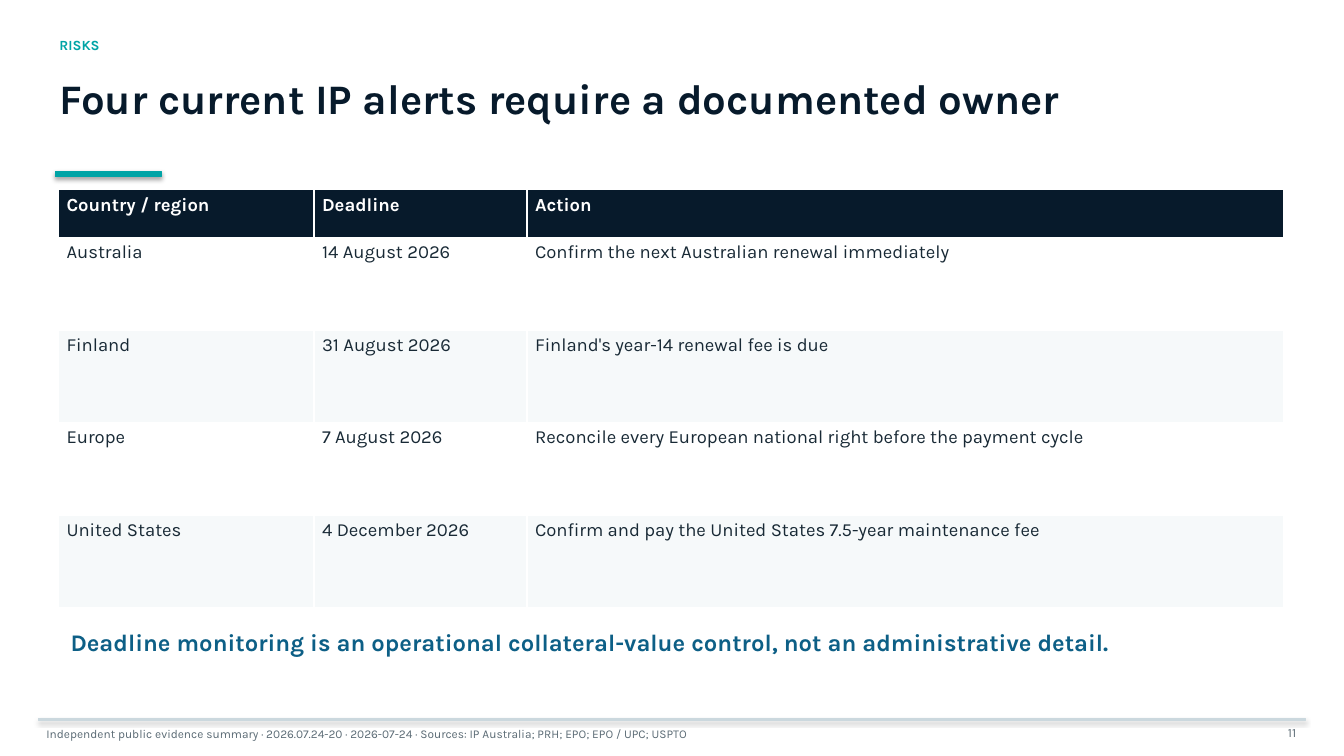
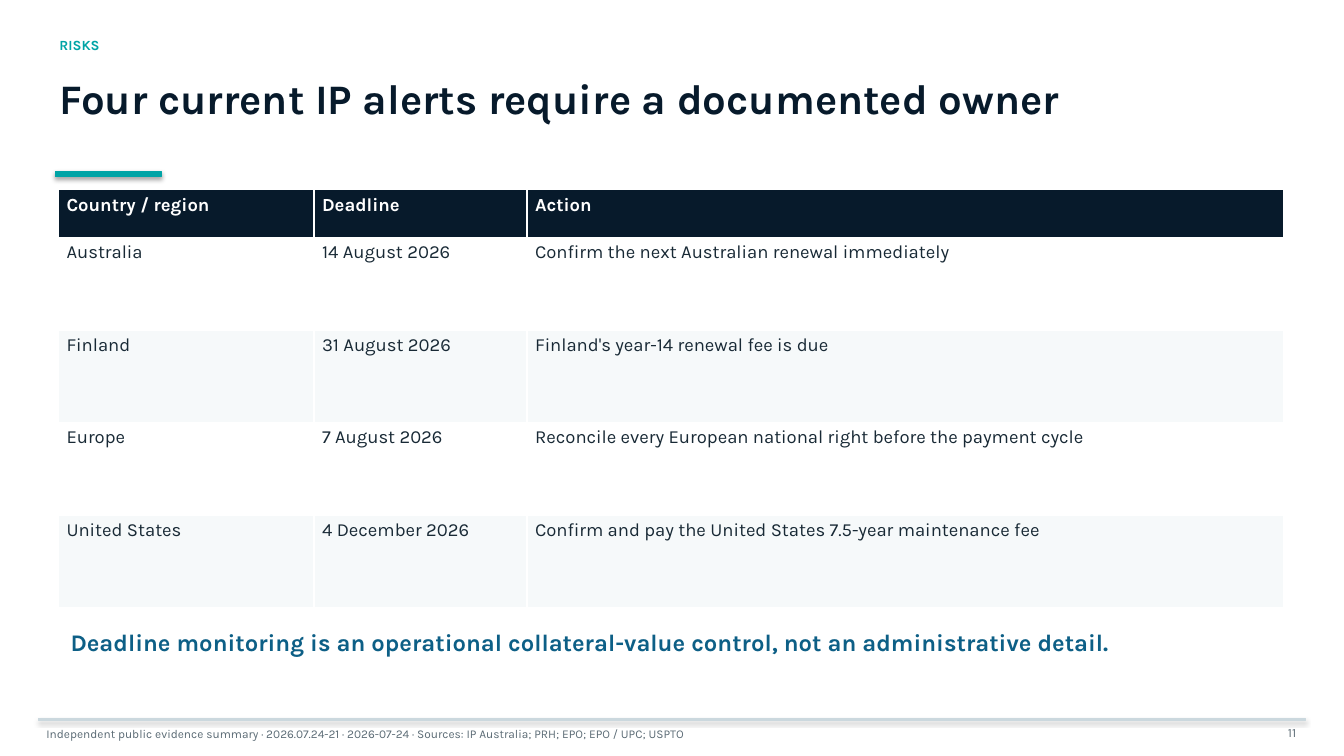
Before and after one commit to jounirautio78-ops/pixan-global-market-evidence-public, a slide deck: slide 11 of site/downloads/pixan-bank-deck-large-en.pptx. Drawn at 1344x756 pixels with LibreOffice and Linux fonts; fonts in the diff are those of the drawing. Boxes give left, top, right and bottom in pixels: in the first picture for what was removed or moved away, otherwise in the second. Text is boxed around its words. In the diff, an @@ line names an element or a change of style, - is before the commit and + after.

```diff
--- a/site/downloads/pixan-bank-deck-large-en.pptx
+++ b/site/downloads/pixan-bank-deck-large-en.pptx
@@ text at [46, 730, 684, 741]: text changed @@
-Independent public evidence summary · 2026.07.24-20 · 2026-07-24 · Sources: IP Australia; PRH; EPO; EPO / UPC; USPTO
+Independent public evidence summary · 2026.07.24-21 · 2026-07-24 · Sources: IP Australia; PRH; EPO; EPO / UPC; USPTO
```
Also in this commit, not shown: 29 other slides changed, 30 other files.
